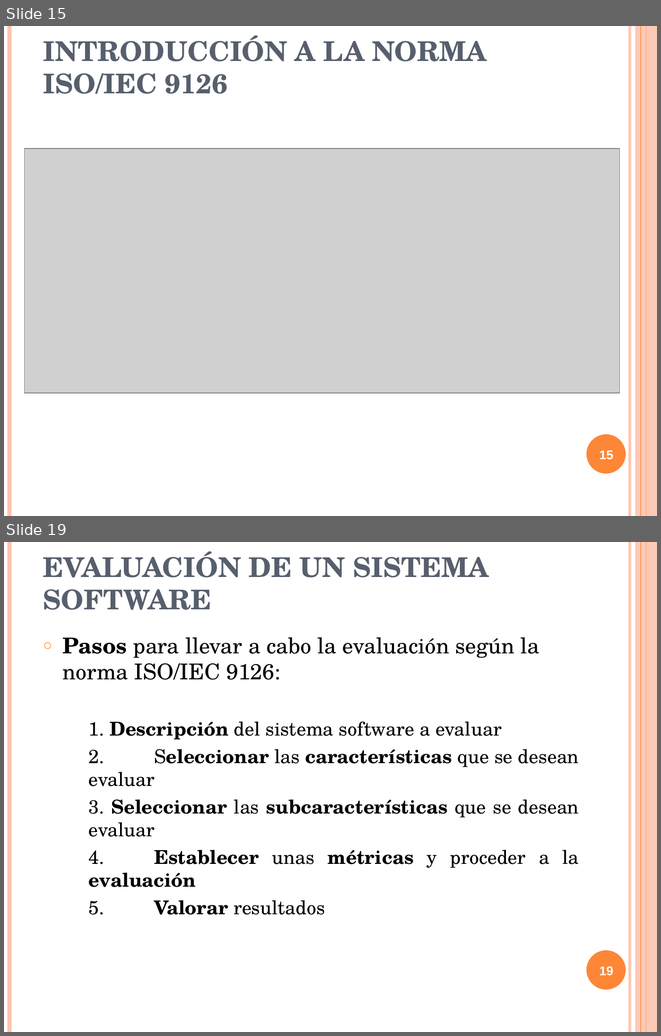
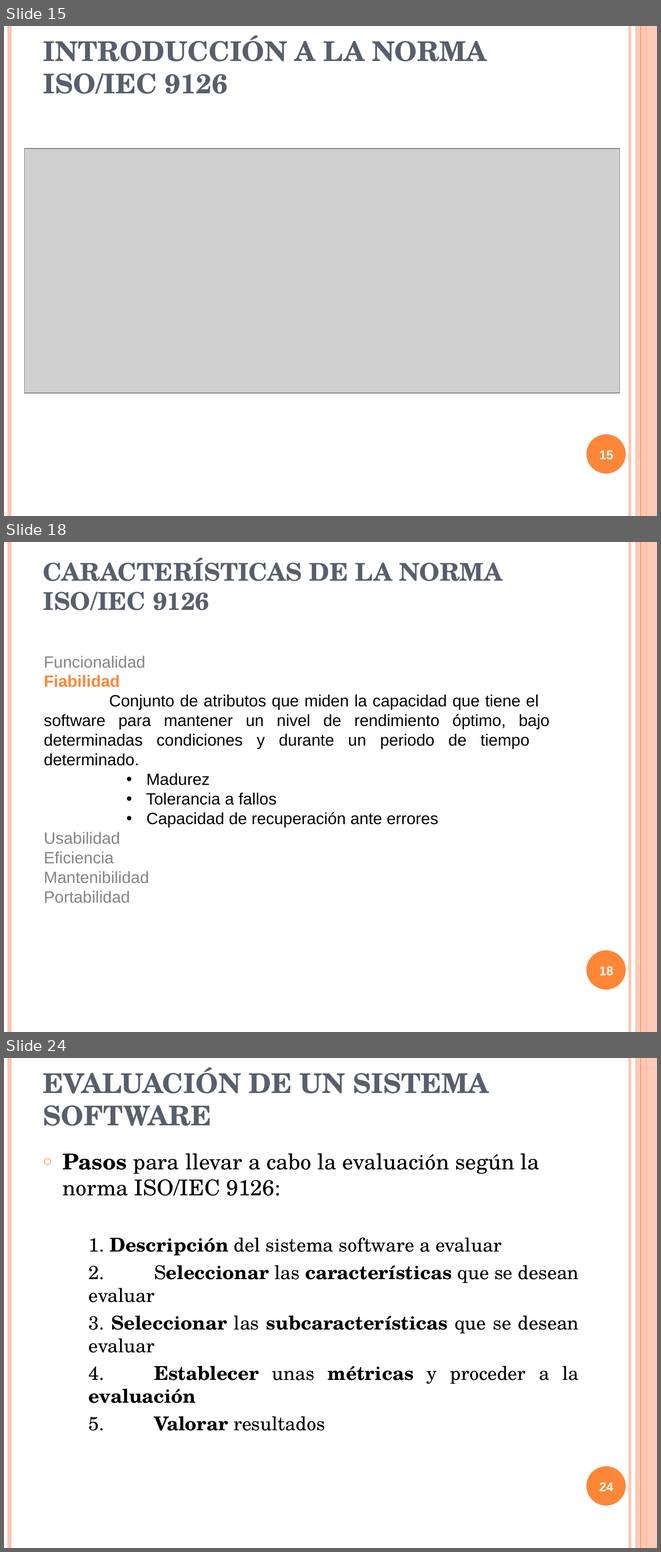
Before and after one commit to txedo/isi-auditoria, a slide deck: calidad/Trabajo/presentacion/presentacionCalidad.ppt. Shown one above the other, each under a label of ours: slides 15 and 19 before the commit, slides 15, 18 and 24 after it; the slides between them are not shown. The pictures are 661x1036 and 661x1552 pixels, drawn with LibreOffice and Linux fonts; fonts in the diff are those of the drawing; grey boxes stand for pictures. Boxes give left, top, right and bottom in pixels: in the first picture for what was removed or moved away, otherwise in the second. Text is boxed around its words. In the diff, an @@ line names an element or a change of style, - is before the commit and + after.

```diff
--- a/calidad/Trabajo/presentacion/presentacionCalidad.ppt
+++ b/calidad/Trabajo/presentacion/presentacionCalidad.ppt
@@ slide 18 added at [4,542,657,1032], background #FFFFFF; not listed: 6 template elements that a slide beside it also shows @@
@@ title added at [43,557,502,610], 27 pt, text #575F6D, bold @@
+CARACTERÍSTICAS DE LA NORMA ISO/IEC 9126
@@ text added at [44,655,549,902], 18 pt, text #000000 @@
+Funcionalidad
+Fiabilidad
+Conjunto de atributos que miden la capacidad que tiene el software para mantener un nivel de rendimiento óptimo, bajo determinadas condiciones y durante un periodo de tiempo determinado.
+      • Madurez
+      • Tolerancia a fallos
+      • Capacidad de recuperación ante errores
+Usabilidad
+Eficiencia
+Mantenibilidad
+Portabilidad
@@ page number added at [599,966,614,976], 14 pt, text #FFFFFF, bold @@
+18
@@ what was slide 19 is now slide 24 @@
@@ page number at [599,1482,614,1491]: text changed @@
-19
+24
```
Also in this commit, not shown: 9 slides changed, 18 other slides added.
